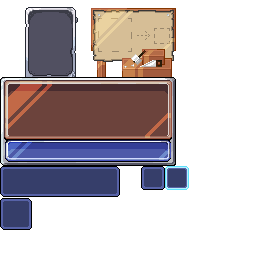
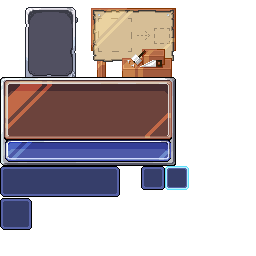
The second 256 x 256 image is a revision of the first. Changes to its layers:
added layer "Layer 21" (soft light, 99%) above "Layer 19" over <box>124,52,163,68</box>
painted on "Layer 14" over <box>124,60,130,68</box>
